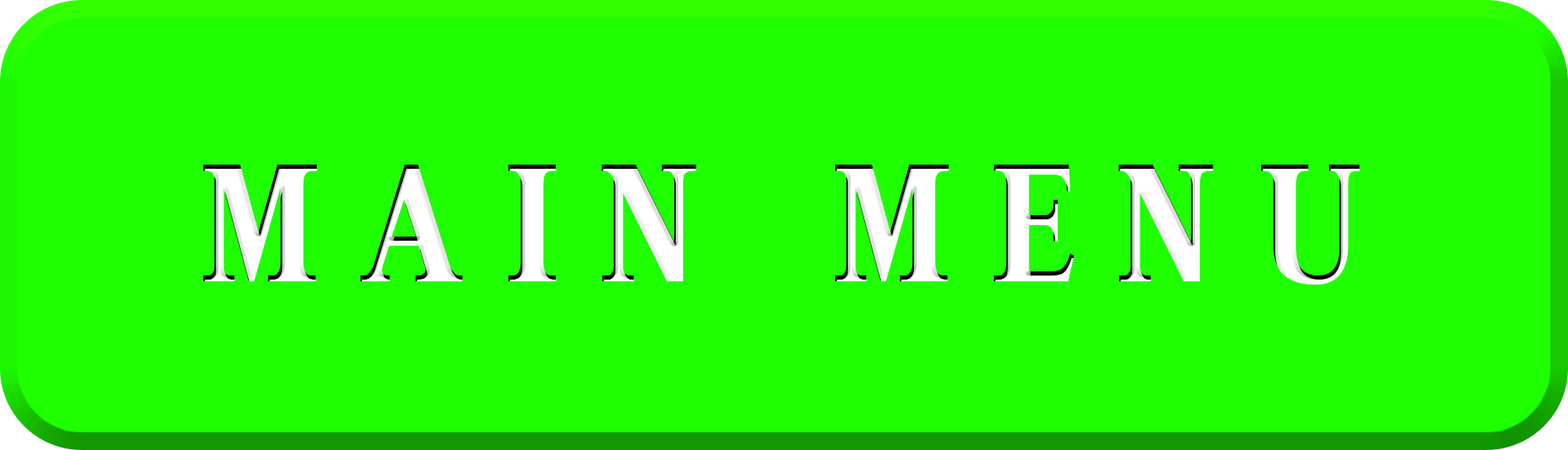
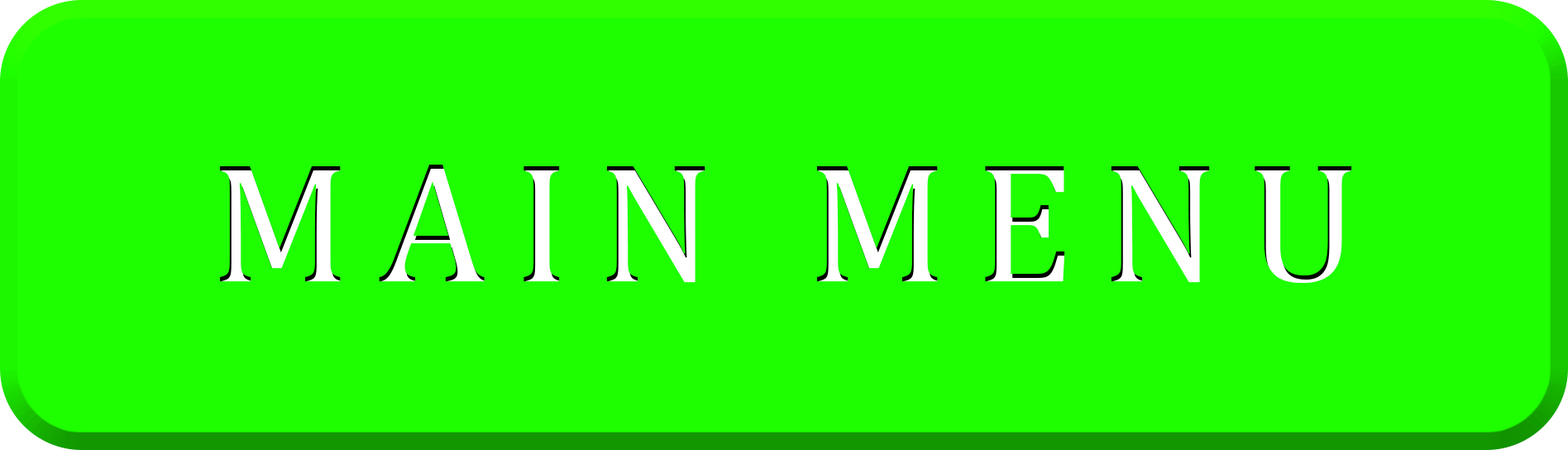
Layer changes from the first 1568 × 450 image to the second:
painted on "MAIN MENU" over (x1=202, y1=164, x2=1360, y2=285)
